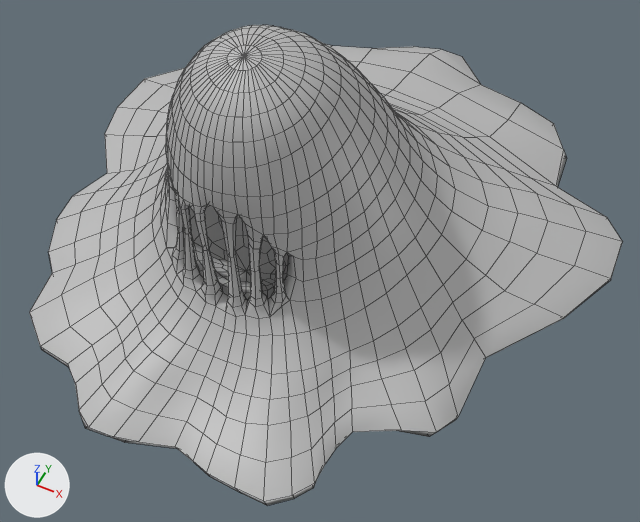
Renders of the FBX model Assets/3DAssets/Monsters/oilMonster.fbx from each side of a commit.
Rendered twice from a 50 mm camera at (0.0432, -0.0681, 0.0992) aimed at (0.0064, 0.0056, 0.0071). Arrows for +X, +Y and +Z are at lower left; the lights stay in place. Mesh edges are drawn as thin lines. Where no turn or scale is listed for an object, it has been applied to the vertices.

Names of what the first picture shows: 'geo_oilMonsterRig'.
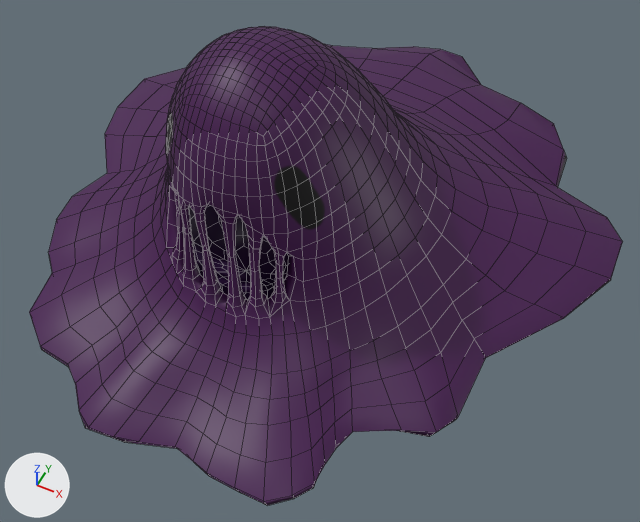
What changed in the scene script:
```text
Add img_monsteroil_img_png:
    img_monsteroil_img_png = load_image('monsterOil_img.png', '_unpacked/monsterOil_img.png', 2048, 2048, 'sRGB')
Add mat_monsteroil_txt:
    mat_monsteroil_txt = principled_material('monsterOil_txt')
    mat_monsteroil_txt.texture = img_monsteroil_img_png
Change me_mesh:
    used by ob_geo_oilmonsterrig; location = (0.0, 0.0, 0.0)
    remove me_mesh.from_pydata(...)  # 1326 vertices, 1336 faces; spans x -0.0447..0.0434, y -0.0279..0.0677, z 0.0..0.0427
    add me_mesh.from_pydata(...)  # 1380 vertices, 1390 faces; spans x -0.0447..0.0434, y -0.0279..0.0677, z 0.0..0.0426
    me_mesh part 1: 199 vertices moved from x -0.0106..0.0113, y -0.0084..0.0143, z 0.031..0.0427 to x -0.0107..0.0113, y -0.0085..0.0144, z 0.0309..0.0421; 33 vertices removed from x -0.0033..0.0033, y -0.003..0.0029, z 0.041..0.0427; 87 vertices added at x -0.0063..0.0064, y -0.0055..0.0054, z 0.0373..0.0426
    me_mesh part 2: 22 vertices moved from x -0.0179..0.0182, y 0.0377..0.0529, z 0.0044..0.0102 to x -0.0179..0.0181, y 0.0381..0.0551, z 0.0041..0.01
    me_mesh part 3: 1262 faces spanning x -0.0447..0.0434, y -0.0279..0.0677, z 0.0..0.0417 switch from mat_lambert1 (grey #bcbcbc) to mat_monsteroil_txt (picture img_monsteroil_img_png)
```

What differs and where, as boxes (x1, y1, x2, y2) in the pictures (640 x 522 px; the box of a moved part takes in the faces that stretch with it):
'geo_oilMonsterRig', reshaped: before (29, 25, 622, 506); after (29, 26, 622, 506)
part 1 of me_mesh, moved or reshaped: before (167, 25, 375, 216); after (167, 26, 375, 216)
part 2 of me_mesh, moved or reshaped: (325, 44, 564, 186) in both
part 3 of me_mesh, recoloured (grey to purple): (29, 46, 622, 506) in both
